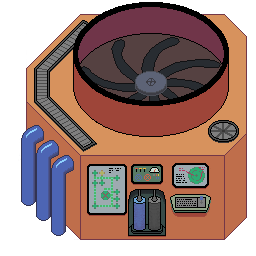
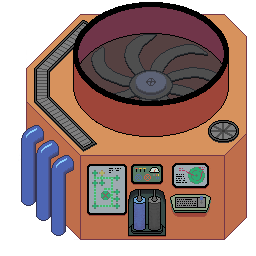
Layer changes from the first 256 × 256 image to the second:
added layer "ventilatorCore" above "Vent1" over [129, 70, 173, 100]
renamed "Pasted Layer" to "Vent2", painted on it over [81, 34, 221, 101]
